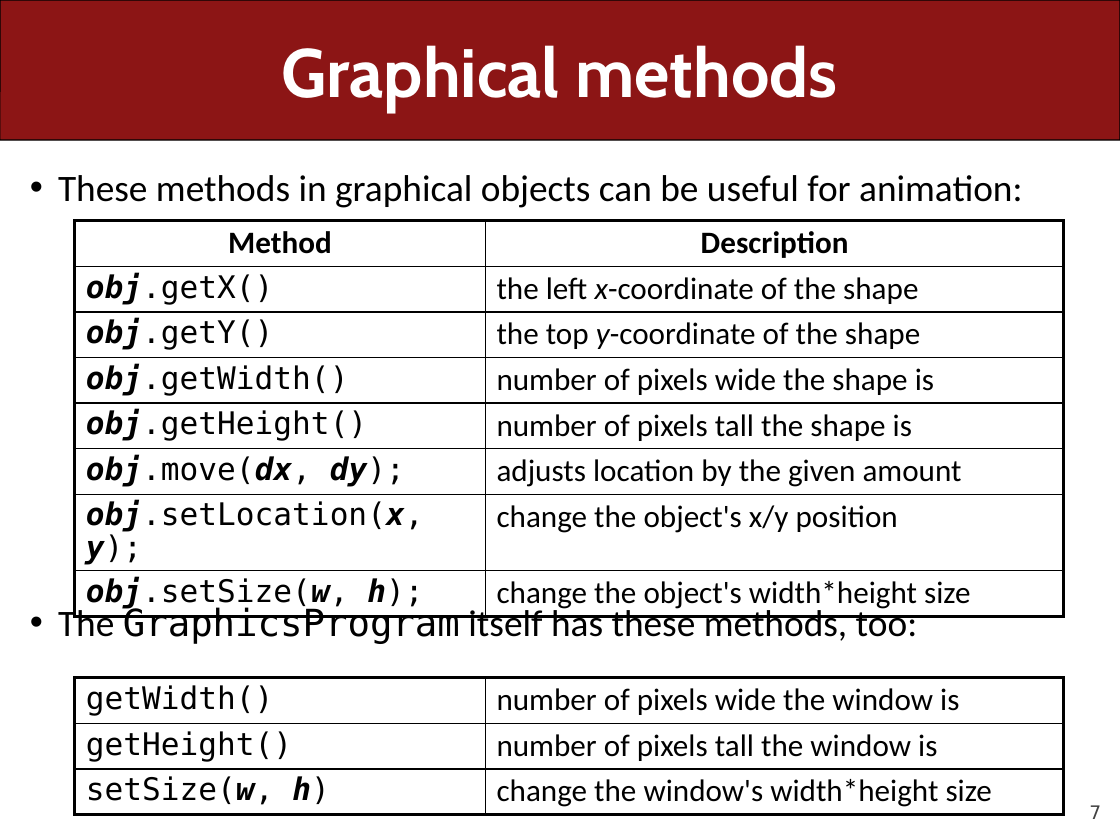
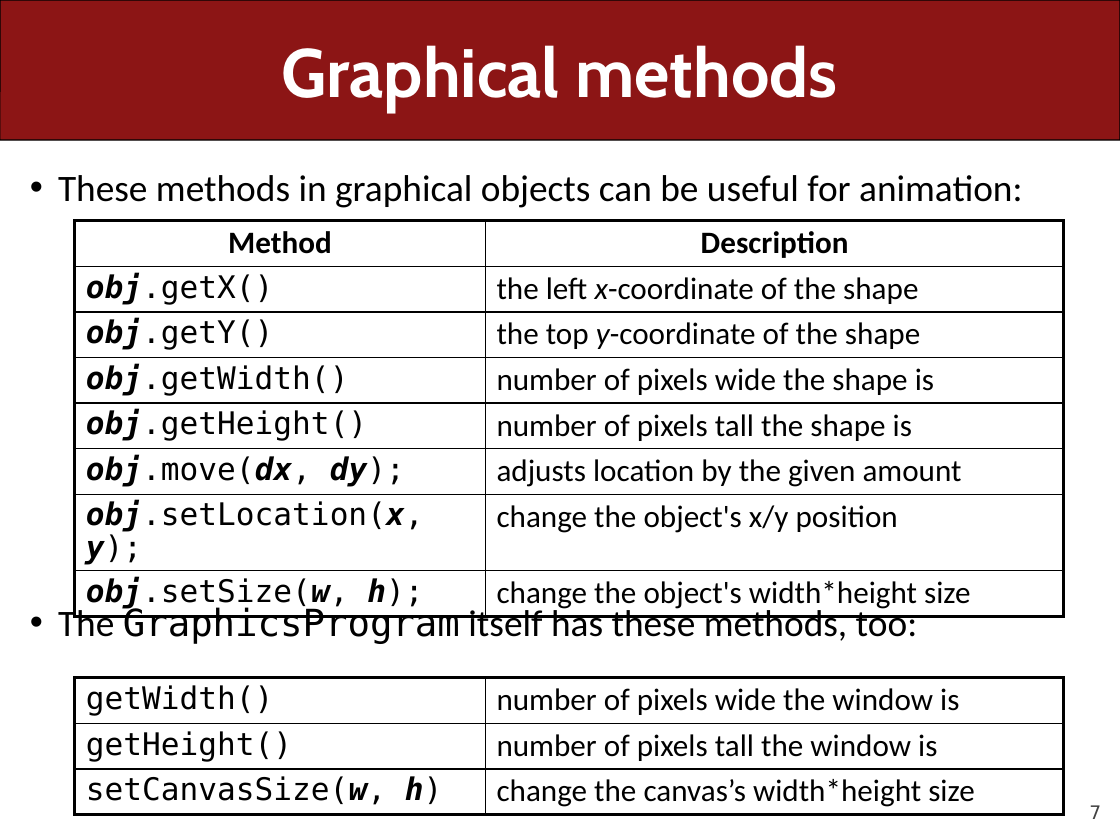
Before and after one commit to ckincaid17/cs106a-summer-2018, a slide deck: slide 7 of WWW/lectures/Lecture13/Lecture13.pptx. Drawn at 1120x840 pixels with LibreOffice and Linux fonts; fonts in the diff are those of the drawing. Boxes give left, top, right and bottom in pixels: in the first picture for what was removed or moved away, otherwise in the second. Text is boxed around its words. In the diff, an @@ line names an element or a change of style, - is before the commit and + after.

Commit message:
Slides update

```diff
--- a/WWW/lectures/Lecture13/Lecture13.pptx
+++ b/WWW/lectures/Lecture13/Lecture13.pptx
@@ table at [75,678,1065,813] @@
-row 3, column 1: setSize(w, h)
+row 3, column 1: setCanvasSize(w, h)
-row 3, column 2: change the window's width*height size
+row 3, column 2: change the canvas’s width*height size
```
Also in this commit, not shown: 1 other file.
